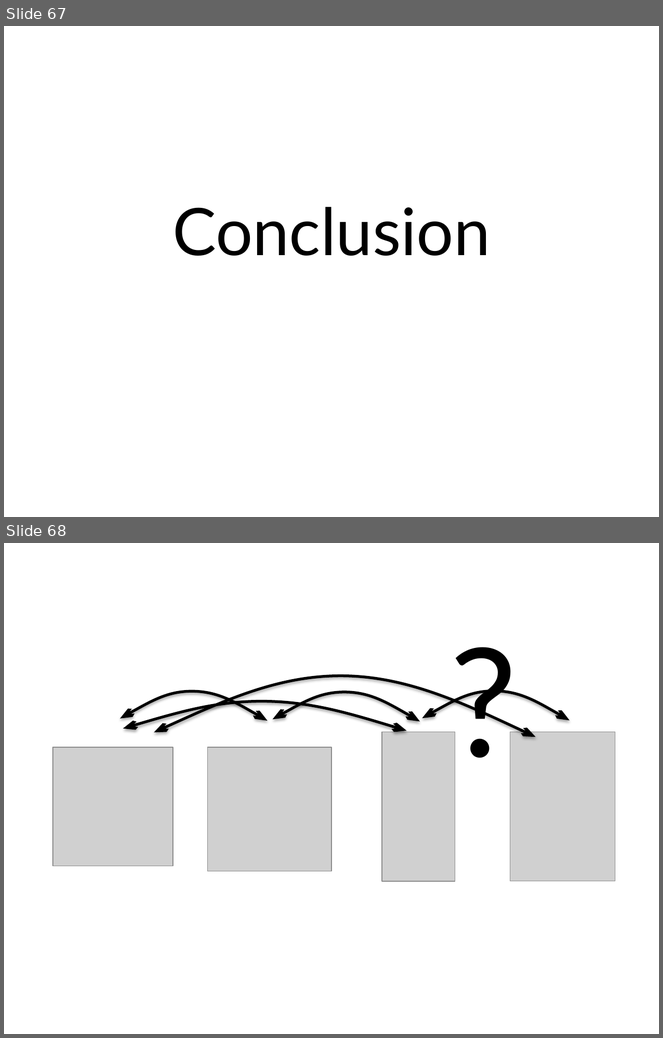
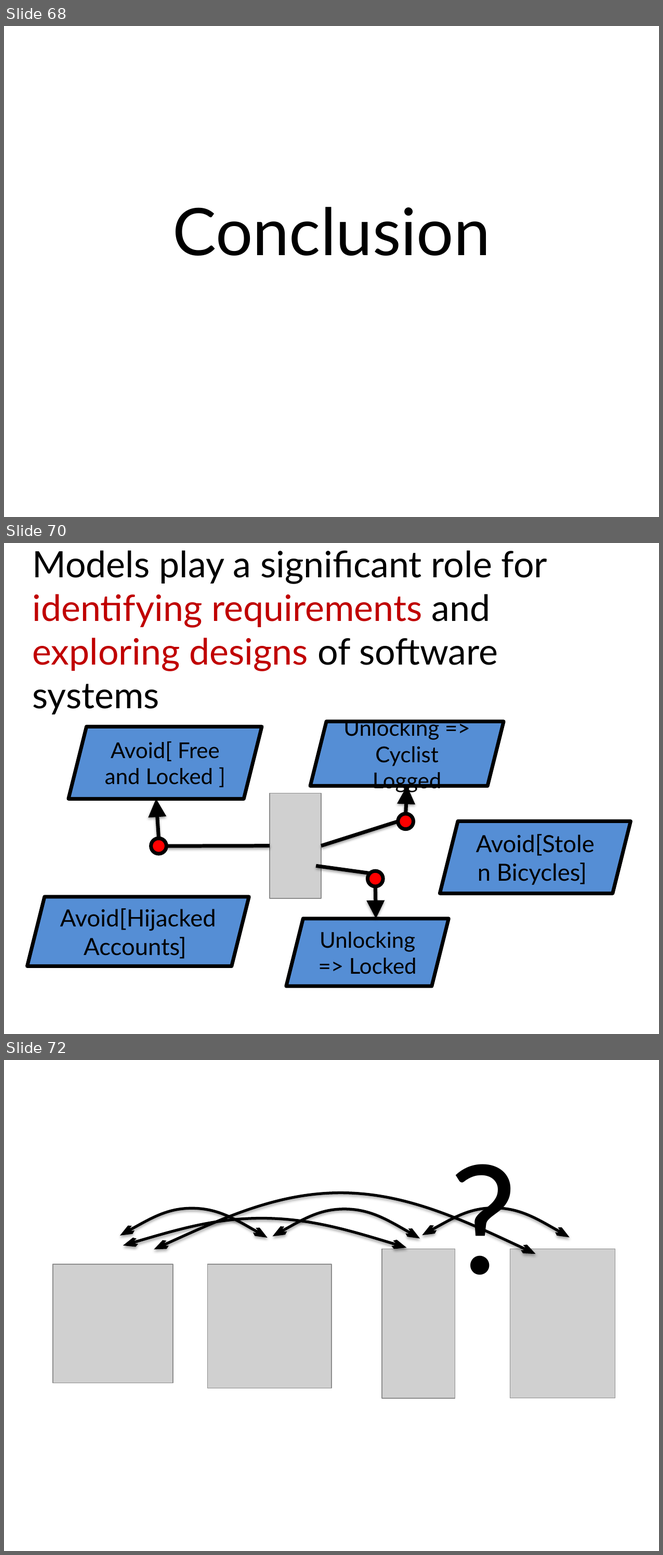
Before and after one commit to blambeau/phd, a slide deck: public-defense/slides.pptx. Shown one above the other, each under a label of ours: slides 67 and 68 before the commit, slides 68, 70 and 72 after it; the slides between them are not shown. The pictures are 663x1038 and 663x1555 pixels, drawn with LibreOffice and Linux fonts; fonts in the diff are those of the drawing; grey boxes stand for pictures. Boxes give left, top, right and bottom in pixels: in the first picture for what was removed or moved away, otherwise in the second. Text is boxed around its words. In the diff, an @@ line names an element or a change of style, - is before the commit and + after.

```diff
--- a/public-defense/slides.pptx
+++ b/public-defense/slides.pptx
@@ slide 70 added at (x1=4, y1=543, x2=659, y2=1034), background #FFFFFF @@
@@ title added at (x1=32, y1=550, x2=547, y2=715), 40 pt, text #000000 @@
+Models play a significant role for
+identifying requirements and
+exploring designs of software systems
@@ group added at (x1=68, y1=722, x2=504, y2=987): 3 parallelograms, 3 ellipses, 3 lines, 3 arrows, 1 picture @@
+Unlocking => Cyclist Logged
+Unlocking => Locked
+Avoid[ Free and Locked ]
@@ parallelogram added at (x1=440, y1=822, x2=631, y2=893), fill #558ED5, outline #000000 4 pt, 26 pt, text #000000 @@
+Avoid[Stolen Bicycles]
@@ parallelogram added at (x1=27, y1=897, x2=249, y2=966), fill #558ED5, outline #000000 4 pt, 26 pt, text #000000 @@
+Avoid[Hijacked Accounts]
@@ what was slide 67 is now slide 68 @@
@@ what was slide 68 is now slide 72 @@
```
Also in this commit, not shown: 2 slides changed, 3 other slides added.
